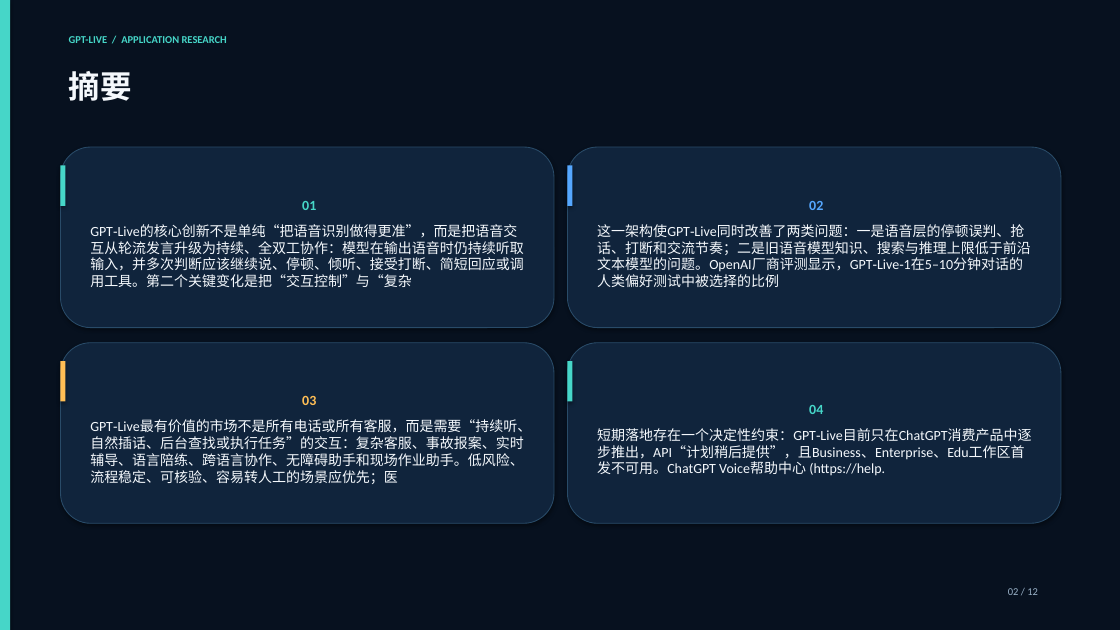
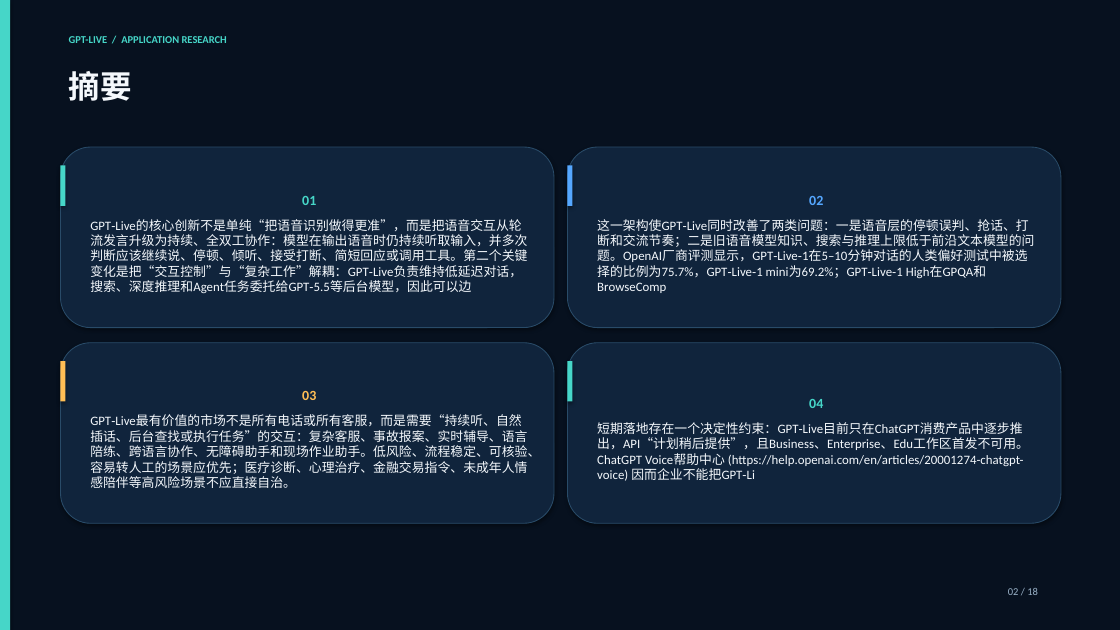
Before and after one commit to sushioo170506-ship-it/northstar, a slide deck: slide 2 of outputs/gpt-live-application-research/gpt-live-deck.pptx. Drawn at 1120x630 pixels with LibreOffice and Linux fonts; fonts in the diff are those of the drawing. Boxes give left, top, right and bottom in pixels: in the first picture for what was removed or moved away, otherwise in the second. Text is boxed around its words. In the diff, an @@ line names an element or a change of style, - is before the commit and + after.

```diff
--- a/outputs/gpt-live-application-research/gpt-live-deck.pptx
+++ b/outputs/gpt-live-application-research/gpt-live-deck.pptx
@@ text in rounded rectangle at (90,219,527,293): text changed; size 12 to 11 pt @@
-GPT‑Live的核心创新不是单纯“把语音识别做得更准”，而是把语音交互从轮流发言升级为持续、全双工协作：模型在输出语音时仍持续听取输入，并多次判断应该继续说、停顿、倾听、接受打断、简短回应或调用工具。第二个关键变化是把“交互控制”与“复杂
+GPT‑Live的核心创新不是单纯“把语音识别做得更准”，而是把语音交互从轮流发言升级为持续、全双工协作：模型在输出语音时仍持续听取输入，并多次判断应该继续说、停顿、倾听、接受打断、简短回应或调用工具。第二个关键变化是把“交互控制”与“复杂工作”解耦：GPT‑Live负责维持低延迟对话，搜索、深度推理和Agent任务委托给GPT‑5.5等后台模型，因此可以边
@@ text in rounded rectangle at (597,219,1034,278): text changed; size 12 to 11 pt @@
-这一架构使GPT‑Live同时改善了两类问题：一是语音层的停顿误判、抢话、打断和交流节奏；二是旧语音模型知识、搜索与推理上限低于前沿文本模型的问题。OpenAI厂商评测显示，GPT‑Live‑1在5–10分钟对话的人类偏好测试中被选择的比例
+这一架构使GPT‑Live同时改善了两类问题：一是语音层的停顿误判、抢话、打断和交流节奏；二是旧语音模型知识、搜索与推理上限低于前沿文本模型的问题。OpenAI厂商评测显示，GPT‑Live‑1在5–10分钟对话的人类偏好测试中被选择的比例为75.7%，GPT‑Live‑1 mini为69.2%；GPT‑Live‑1 High在GPQA和BrowseComp
@@ text in rounded rectangle at (90,414,540,488): text changed; size 12 to 11 pt @@
-GPT‑Live最有价值的市场不是所有电话或所有客服，而是需要“持续听、自然插话、后台查找或执行任务”的交互：复杂客服、事故报案、实时辅导、语言陪练、跨语言协作、无障碍助手和现场作业助手。低风险、流程稳定、可核验、容易转人工的场景应优先；医
+GPT‑Live最有价值的市场不是所有电话或所有客服，而是需要“持续听、自然插话、后台查找或执行任务”的交互：复杂客服、事故报案、实时辅导、语言陪练、跨语言协作、无障碍助手和现场作业助手。低风险、流程稳定、可核验、容易转人工的场景应优先；医疗诊断、心理治疗、金融交易指令、未成年人情感陪伴等高风险场景不应直接自治。
@@ text in rounded rectangle at (597,422,1029,481): text changed; size 12 to 11 pt @@
-短期落地存在一个决定性约束：GPT‑Live目前只在ChatGPT消费产品中逐步推出，API“计划稍后提供”，且Business、Enterprise、Edu工作区首发不可用。ChatGPT Voice帮助中心 (https://help.
+短期落地存在一个决定性约束：GPT‑Live目前只在ChatGPT消费产品中逐步推出，API“计划稍后提供”，且Business、Enterprise、Edu工作区首发不可用。ChatGPT Voice帮助中心 (https://help.openai.com/en/articles/20001274-chatgpt-voice) 因而企业不能把GPT‑Li
@@ text at (1008,588,1038,595): text changed @@
-02 / 12
+02 / 18
```
Also in this commit, not shown: 6 other slides changed, 11 slides added, 5 slides removed, 6 other files.
